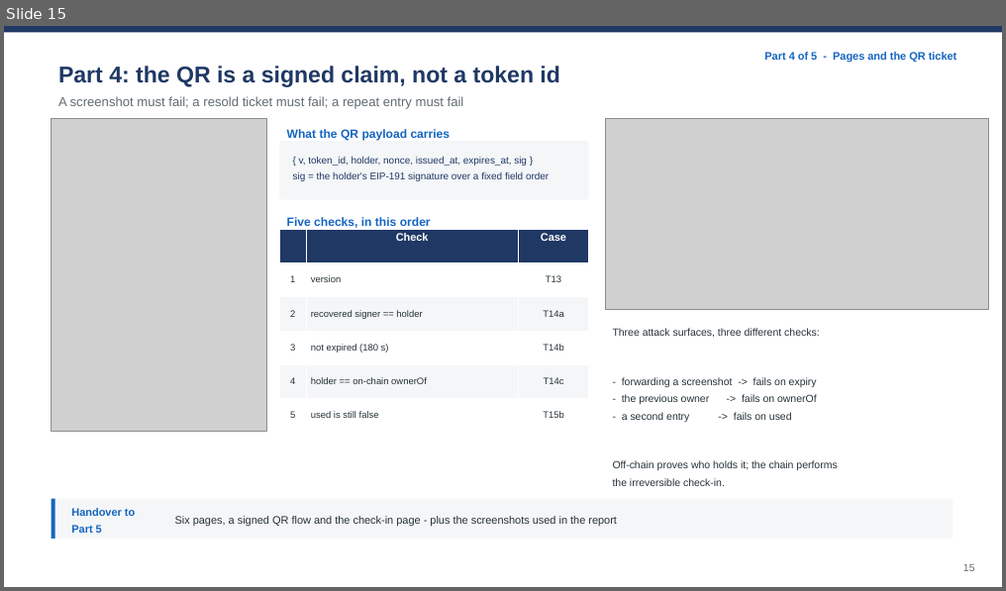
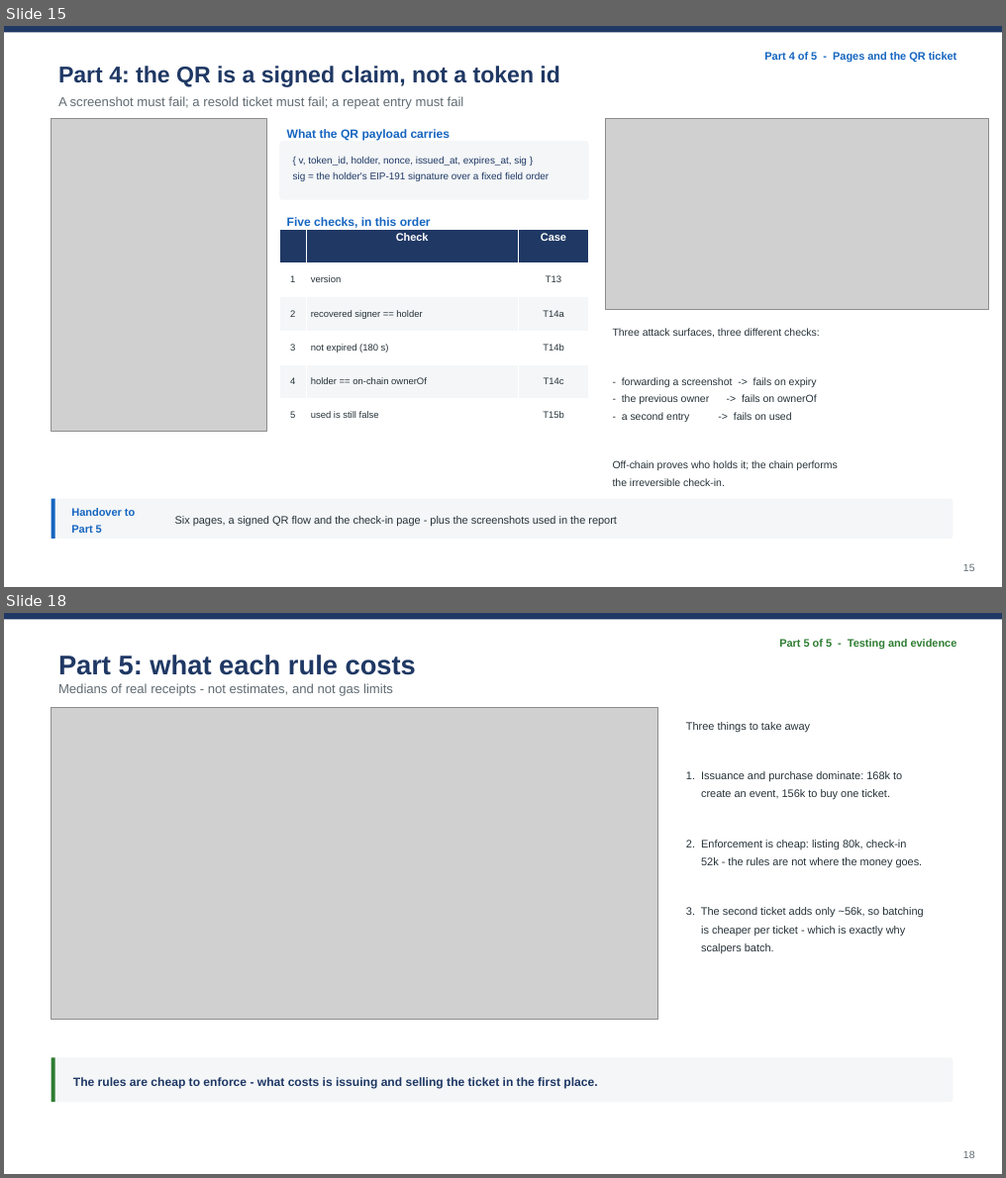
Before and after one commit to wangzai-dao/FTEC5520_AntiScalping, a slide deck: presentation/final_presentation.pptx. Shown one above the other, each under a label of ours: slide 15 before the commit, slides 15 and 18 after it; the slides between them are not shown. The pictures are 1006x591 and 1006x1178 pixels, drawn with LibreOffice and Linux fonts; fonts in the diff are those of the drawing; grey boxes stand for pictures. Boxes give left, top, right and bottom in pixels: in the first picture for what was removed or moved away, otherwise in the second. Text is boxed around its words. In the diff, an @@ line names an element or a change of style, - is before the commit and + after.

Commit message:
Deck review round: chart labels, two cost slides, hero screenshot, layer stack
A1  charts no longer prefix labels with Member/Part - the module is the label
    (Primary market, Anti-scalping, Check-in / QR, Front-end bypass, End-to-end),
    which keeps the deck and the report consistent with one figure.
B1  charts redrawn with larger fonts and no in-figure title (the slide title and
    the report caption carry the figure name); slide 18 split into
    'what each rule costs' (Figure 2) and 'what a refused call costs' (Figure 3),
    so each chart is now ~21 cm wide instead of 13/16 cm.
A2  slide 8: the canPurchase row no longer puts a page name in the Test column;
    the footnote explains the pre-check and names T04/T05b/T06b instead.
A3  the old 'right panel is the same call, twice' kicker is gone with the split.
B3  slide 14: one hero screenshot (Buy page, 17.6 cm) plus three small pages,
    because the previous 2x2 grid made every UI too small to read.
B4  every divider now shows the three-layer stack (Presentation / Interface /
    Contract) with this part's layer highlighted, so the architecture is visible
    without a dedicated slide.

Deck is 23 slides; report rebuilt so Figure 1-3 stay identical in both artifacts.

```diff
--- a/presentation/final_presentation.pptx
+++ b/presentation/final_presentation.pptx
@@ slide 18 added at box(4, 613, 1002, 1174), background #FFFFFF @@
@@ rectangle added at box(4, 613, 1002, 620), fill #1F3864 @@
@@ text added at box(779, 638, 957, 649), 10.5 pt, text #2E7D32, bold @@
+Part 5 of 5 - Testing and evidence
@@ text added at box(58, 655, 416, 675), 26 pt, text #1F3864, bold @@
+Part 5: what each rule costs
@@ text added at box(58, 683, 393, 696), 12.5 pt, text #606B72 @@
+Medians of real receipts - not estimates, and not gas limits
@@ picture added at box(52, 707, 658, 1020) @@
@@ text added at box(686, 722, 923, 955), 10.5 pt, text #263238 @@
+Three things to take away
+1. Issuance and purchase dominate: 168k to
+create an event, 156k to buy one ticket.
+2. Enforcement is cheap: listing 80k, check-in
+52k - the rules are not where the money goes.
+3. The second ticket adds only ~56k, so batching
+is cheaper per ticket - which is exactly why
+scalpers batch.
@@ rounded rectangle added at box(52, 1058, 953, 1102), fill #F4F6F8 @@
@@ rectangle added at box(52, 1058, 55, 1102), fill #2E7D32 @@
@@ text added at box(73, 1077, 597, 1088), 11.5 pt, text #1F3864, bold @@
+The rules are cheap to enforce - what costs is issuing and selling the ticket in the first place.
@@ text added at box(963, 1151, 975, 1158), 10 pt, text #606B72 @@
+18
```
Also in this commit, not shown: 12 slides changed, 6 other files.
